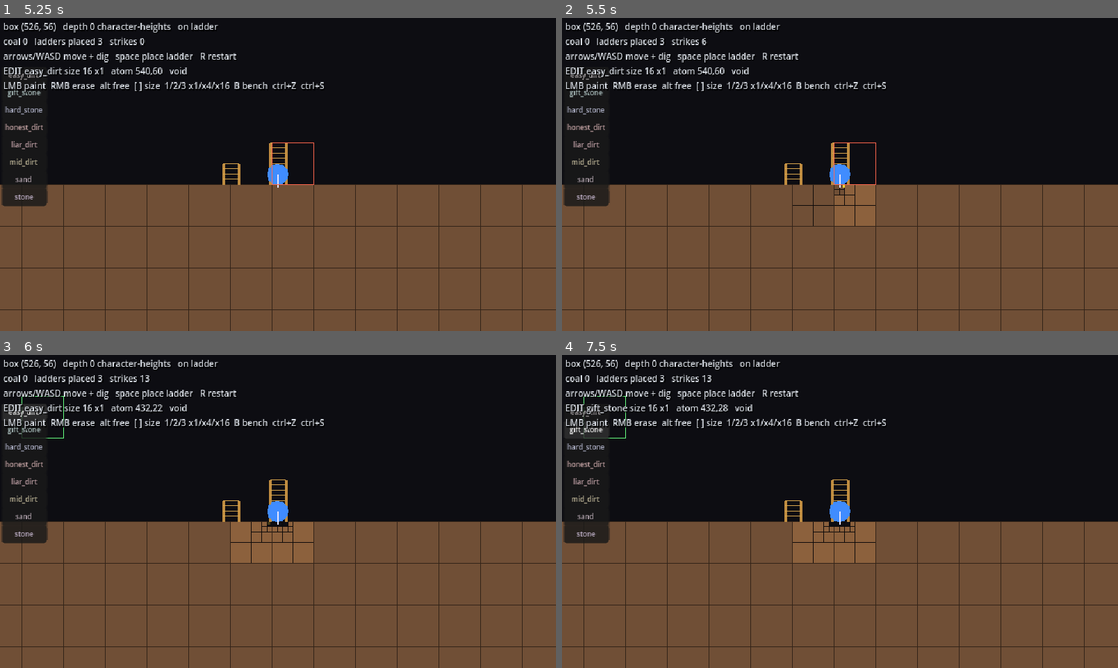
Above: before the commit, frames 1-4 (two rows, left to right).
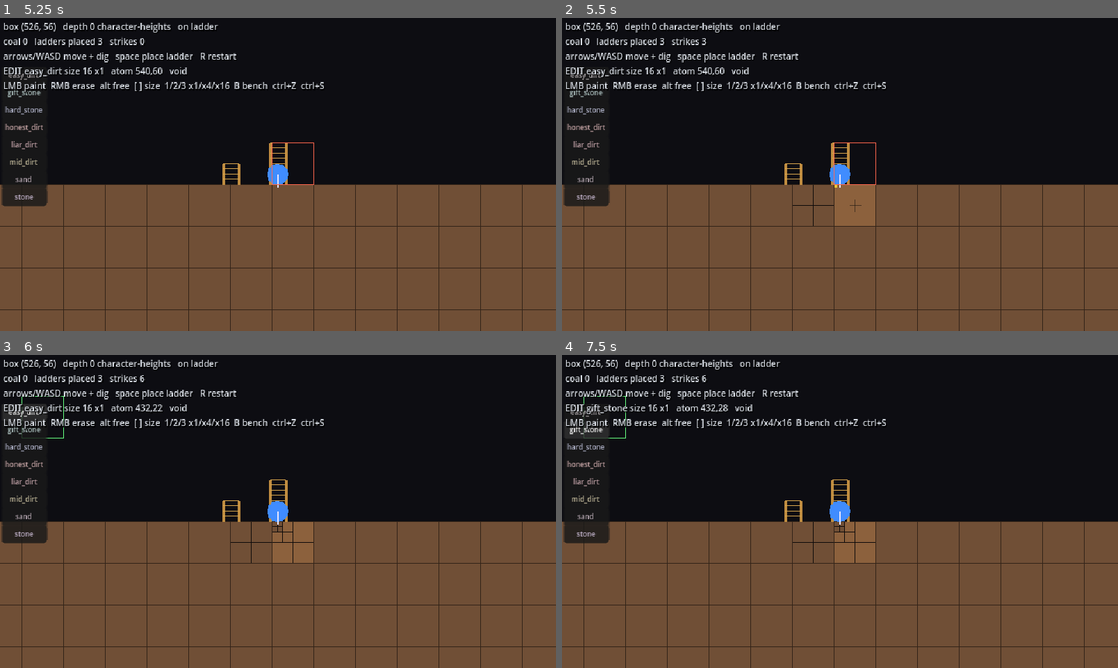
Above: after the commit, the same moments.

Repository: blarvin/Quadtree-Miner
Game: Godot game, scene res://scenes/main.tscn
Same seed, same stepped clock (60 frames per second), same inputs: the game is played once before the commit and once after it.
Inputs (mouse positions are in pixels of both pictures, inside the frame that each line leads up to):
- Up to frame 1 (5.25 s): tap Enter at 0.5, 3.5 s; move the mouse to (400, 158) at 0.52 s; hold D (move_right) 0.53-1.25 s; hold Space (place_ladder) 0.53-1.25 s; click (400, 158) at 0.67 s; drag from (166, 190) to (250, 237) at 1.27 s; tap Space (place_ladder) at 2, 5 s; move the mouse to (333, 105) at 2.02 s; hold D (move_right) 2.03-2.75 s; tap 1 at 2.1 s; drag from (250, 237) to (111, 127) at 2.77 s; move the mouse to (444, 221) at 3.52 s; hold A (move_left) 3.53-4.25 s; tap 3 at 3.6 s; drag from (111, 127) to (194, 96) at 4.27 s; move the mouse to (305, 174) at 5.02 s; hold S (move_down) from 5.03 s (still down); tap Tab at 5.1 s; click (305, 174) at 5.17 s
- Up to frame 2 (5.5 s): keep holding S (move_down)
- Up to frame 3 (6 s): release S (move_down) at 5.75 s; click "easy_dirt" at 5.75 s
- Up to frame 4 (7.5 s): click "easy_dirt" at 6.5 s; click "gift_stone" at 7.25 s

Frame 1 is identical in both runs. In frame 2, 0.1% of the frame differs, in the area x 25-57%, y 6-67%; in frame 3, 1.0%, in the area x 25-53%, y 6-67%; in frame 4, 1.0%.

Commit message:
DELETE old map_painter

Diff:
--- a/scenes/main.tscn
+++ b/scenes/main.tscn
@@ -20,9 +20,9 @@
 
 [node name="Player" type="Node2D" parent="Stage" unique_id=1125243886]
 script = ExtResource("4_player")
-strike_rate = 24.0
+strike_rate = 12.0
 
-[node name="Editor" type="Node2D" parent="Stage"]
+[node name="Editor" type="Node2D" parent="Stage" unique_id=1299771500]
 script = ExtResource("5_editor")
 
 [node name="Camera" type="Camera2D" parent="." unique_id=1423738879]
--- a/scenes/map_painter.tscn
+++ /dev/null
@@ -1,6 +0,0 @@
-[gd_scene load_steps=2 format=3]
-
-[ext_resource type="Script" path="res://scripts/tools/map_painter.gd" id="1_mappainter"]
-
-[node name="MapPainter" type="Node2D"]
-script = ExtResource("1_mappainter")
Not shown: 1 places in scenes/main.tscn that only renumber resources
